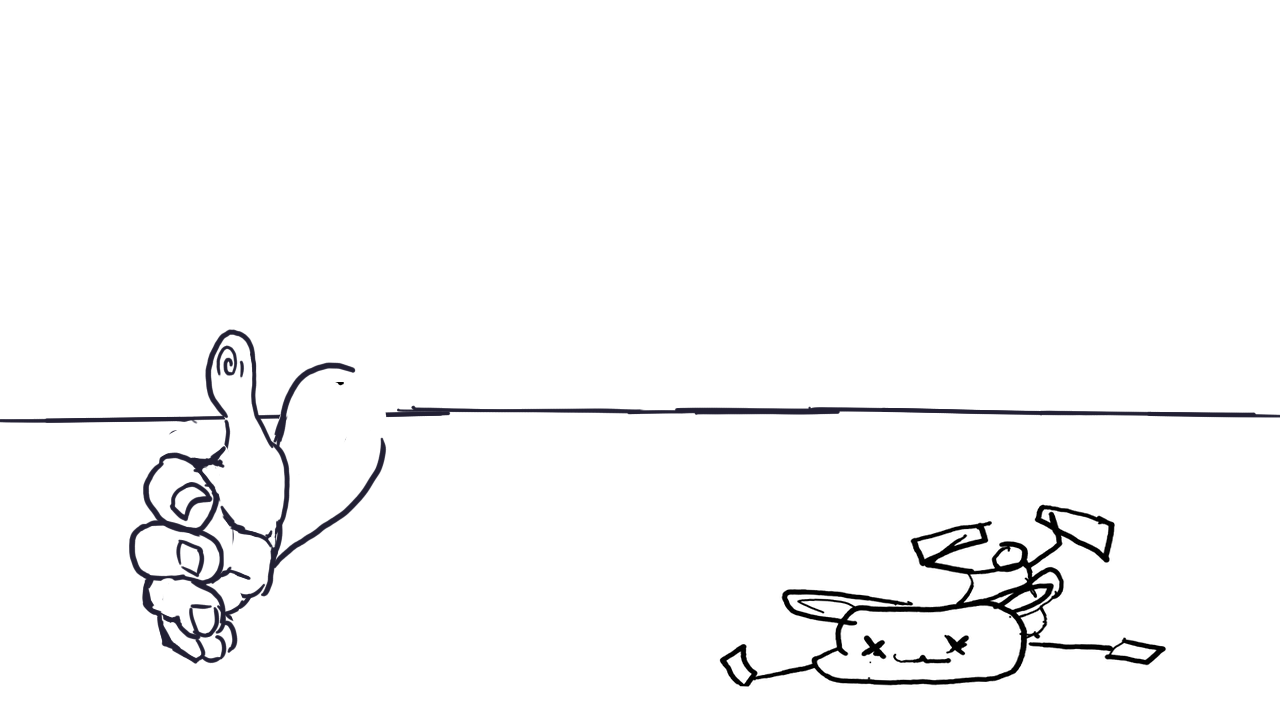
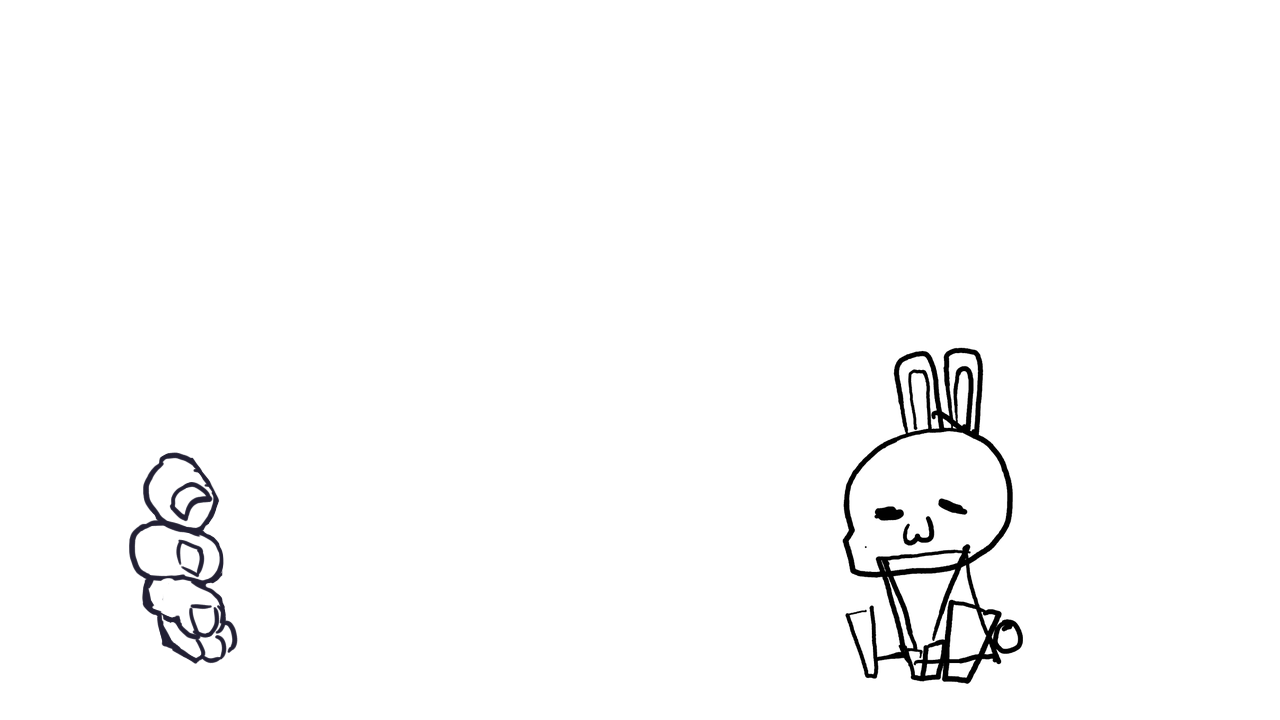
Before/after of a 1280 × 720 layered artwork. What changed in the layer stack:
painted on "bnuuy" (2nd of 2, in "bnuuy") over 0, 329, 1280, 689
hid "Background" over 0, 329, 1280, 689